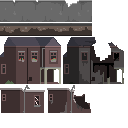
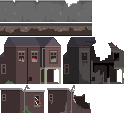
Before/after of a 128 × 128 layered artwork. What changed in the layer stack:
painted on "Calque 3" over [25, 102, 42, 113]
